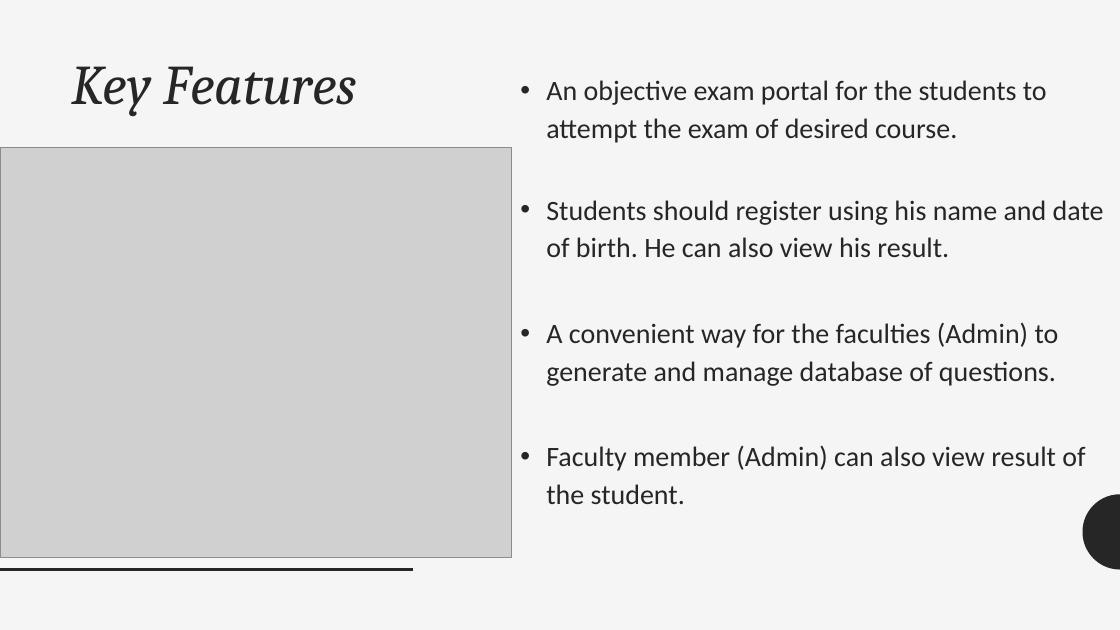
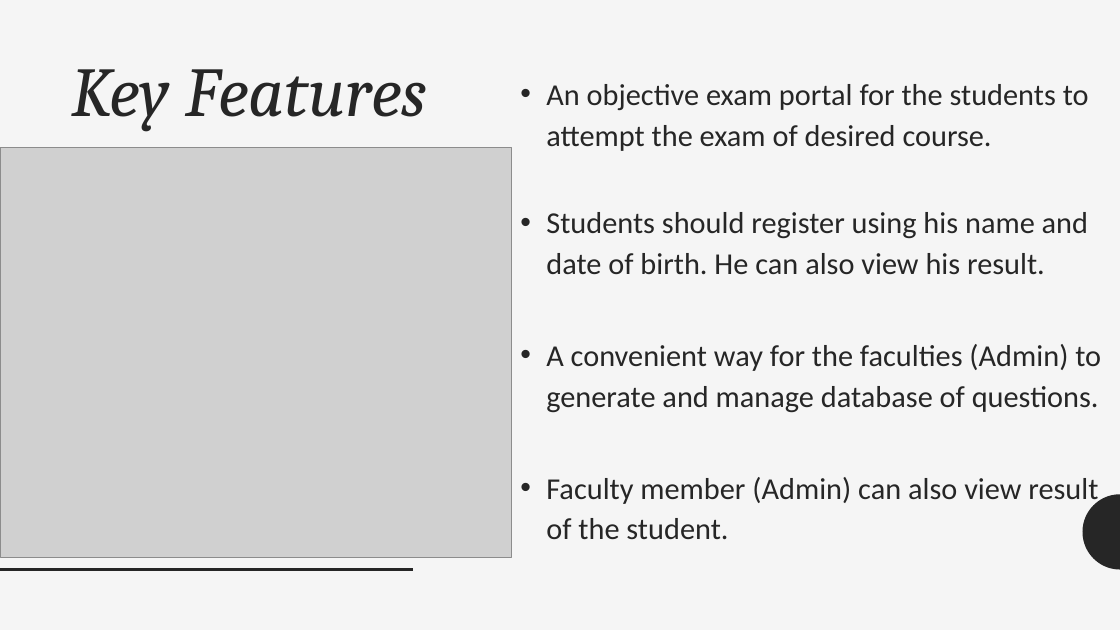
Before and after one commit to saksham2410/CS223_Apr18_09, a slide deck: slide 2 of presentation.pptx. Drawn at 1120x630 pixels with LibreOffice and Linux fonts; fonts in the diff are those of the drawing; grey boxes stand for pictures. Boxes give left, top, right and bottom in pixels: in the first picture for what was removed or moved away, otherwise in the second. Text is boxed around its words. In the diff, an @@ line names an element or a change of style, - is before the commit and + after.

```diff
--- a/presentation.pptx
+++ b/presentation.pptx
@@ title "Key Features" at box(71, 69, 427, 131): size 48 to 60 pt; alignment left to centre @@
@@ text "An objective exam portal for ..." at box(546, 84, 1101, 539): size 24 to 26 pt @@
```
Also in this commit, not shown: 8 other slides changed, 2 slides added, 1 slide removed, 11 other files.
